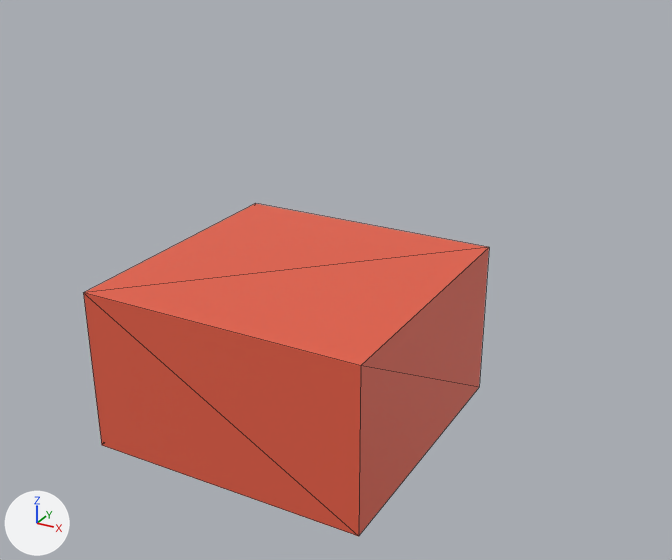
Before and after pictures for a commit that changed the glTF model objects/scene1.glb.
Camera for both pictures: a camera (50 mm lens) standing at (3.04, -4.99, 3.47) and looking at (-0.3, 1.09, 0.43). Every picture has the same lights, and +X, +Y and +Z are marked at lower left. The first picture is the older version. Mesh edges are drawn as thin lines. Where no turn or scale is listed for an object, it has been applied to the vertices. Vertices at exactly the same position are counted once.

The scene before the commit, as lines of its bpy script (objects in view):
```python
me_cube = bpy.data.meshes.new('Cube')
me_cube.from_pydata(...)  # a box spanning x -1.0..1.0, y -1.0..1.0, z -0.16..1.0
me_cube.materials.append(mat_material)  # red #e75f46
ob_cube = bpy.data.objects.new('Cube', me_cube)
ob_cube.location = (0.0, 0.0, 0.0)
```
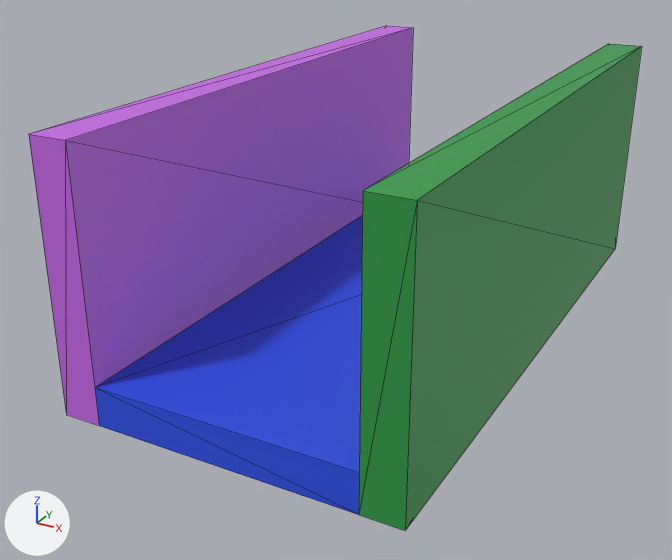
Where the change shows, as pixel boxes [x1, y1, x2, y2] in the pictures (672 x 560 px):
'Cube', recoloured, moved, rescaled (red to blue)
    before: [84, 203, 489, 536]
    after: [95, 216, 362, 515]
'Cube.002', added (purple)
    after: [29, 26, 413, 426]
'Cube.001', added (green)
    after: [359, 44, 642, 531]

Edits to the bpy script that builds the scene:
```text
Add mat_floor:
    mat_floor = principled_material('floor')
    mat_floor.base_color = (0.0257, 0.0788, 0.8)  # blue #2c4fe7
Add mat_wall1:
    mat_wall1 = principled_material('wall1')
    mat_wall1.base_color = (0.569, 0.139, 0.8)  # purple #c768e7
Add mat_wall2:
    mat_wall2 = principled_material('wall2')
    mat_wall2.base_color = (0.0296, 0.327, 0.0627)  # green #309b47
Change me_cube:
    used by ob_cube; location = (0.0, 0.0, 0.0)
    remove me_cube.from_pydata(...)  # 8 vertices, 12 faces; spans x -1.0..1.0, y -1.0..1.0, z -0.16..1.0
    remove me_cube.materials.append(mat_material)  # red #e75f46
    add me_cube.from_pydata(...)  # 8 vertices, 12 faces; spans x -1.0..1.0, y -1.0..4.0, z 0.0..0.3
    me_cube part 1: the whole mesh is scaled about its middle by (1, 2.5, 0.26), then moved by (0.0, 1.5, -0.27)
    add me_cube.materials.append(mat_floor)  # blue #2c4fe7
Add me_cube_002:
    me_cube_002.from_pydata(...)  # a box spanning x -0.3..0.0, y -1.0..4.0, z -1.0..1.0
    me_cube_002.materials.append(mat_wall1)  # purple #c768e7
Add me_cube_001:
    me_cube_001.from_pydata(...)  # a box spanning x -0.3..0.0, y -1.0..4.0, z -1.0..1.0
    me_cube_001.materials.append(mat_wall2)  # green #309b47
Add ob_cube_002:
    ob_cube_002 = bpy.data.objects.new('Cube.002', me_cube_002)
    ob_cube_002.location = (-1.0, 0.0, 1.0)
Add ob_cube_001:
    ob_cube_001 = bpy.data.objects.new('Cube.001', me_cube_001)
    ob_cube_001.location = (1.3, 0.0, 1.0)
```
